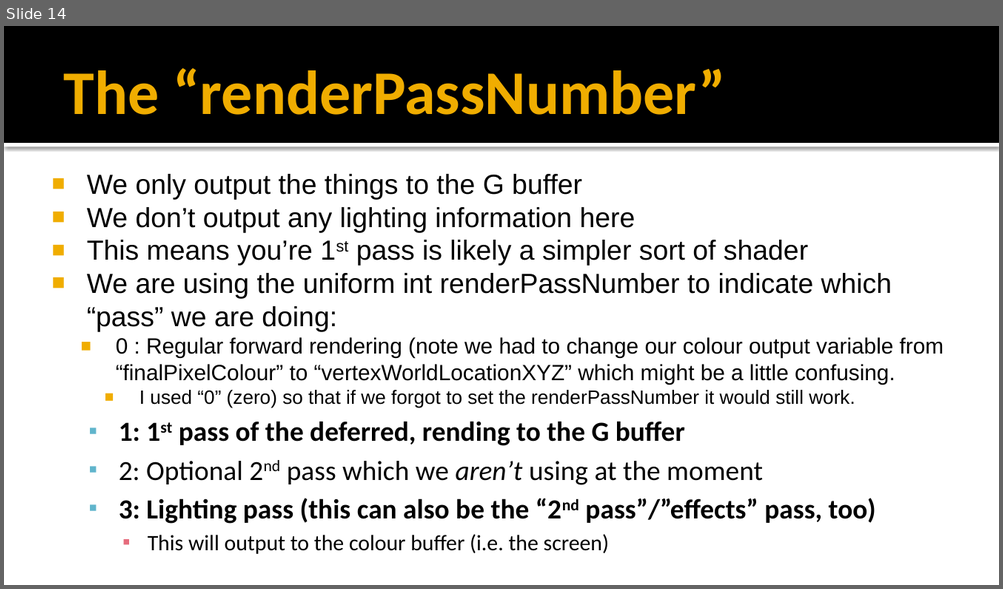
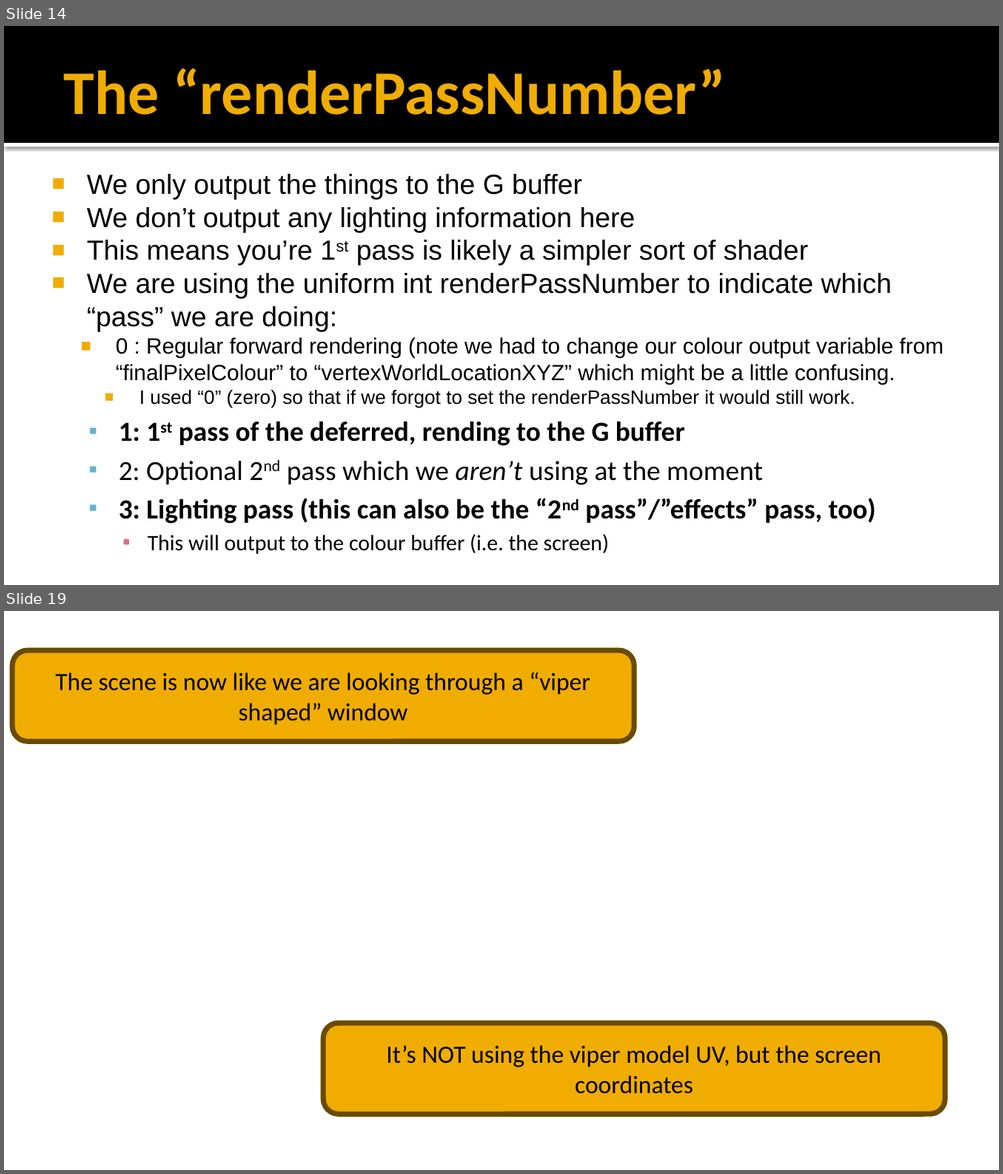
Before and after one commit to FeeneyCodes/GDP202425, a slide deck: 6020_Graph_2_(2025)/Day2Day/Week_08_Deferred_Rendering_1/Deferred_lighting.pptx. Shown one above the other, each under a label of ours: slide 14 before the commit, slides 14 and 19 after it; the slides between them are not shown. The pictures are 1003x589 and 1003x1174 pixels, drawn with LibreOffice and Linux fonts; fonts in the diff are those of the drawing; background and template pictures are left out. Boxes give left, top, right and bottom in pixels: in the first picture for what was removed or moved away, otherwise in the second. Text is boxed around its words. In the diff, an @@ line names an element or a change of style, - is before the commit and + after.

Commit message:
Deferred showing the vertex colour, but on a large viper that's larger than the current view

```diff
--- a/6020_Graph_2_(2025)/Day2Day/Week_08_Deferred_Rendering_1/Deferred_lighting.pptx
+++ b/6020_Graph_2_(2025)/Day2Day/Week_08_Deferred_Rendering_1/Deferred_lighting.pptx
@@ slide 19 added at (4, 611, 999, 1170), background picture (left out) @@
@@ rounded rectangle added at (12, 651, 634, 742), fill #F0AD00, outline #694C00 3.78 pt, 18 pt, text #000000 @@
+The scene is now like we are looking through a “viper shaped” window
@@ rounded rectangle added at (323, 1024, 945, 1115), fill #F0AD00, outline #694C00 3.78 pt, 18 pt, text #000000 @@
+It’s NOT using the viper model UV, but the screen coordinates
```
Also in this commit, not shown: 1 slide changed, 7 other slides added, 3 other files.
